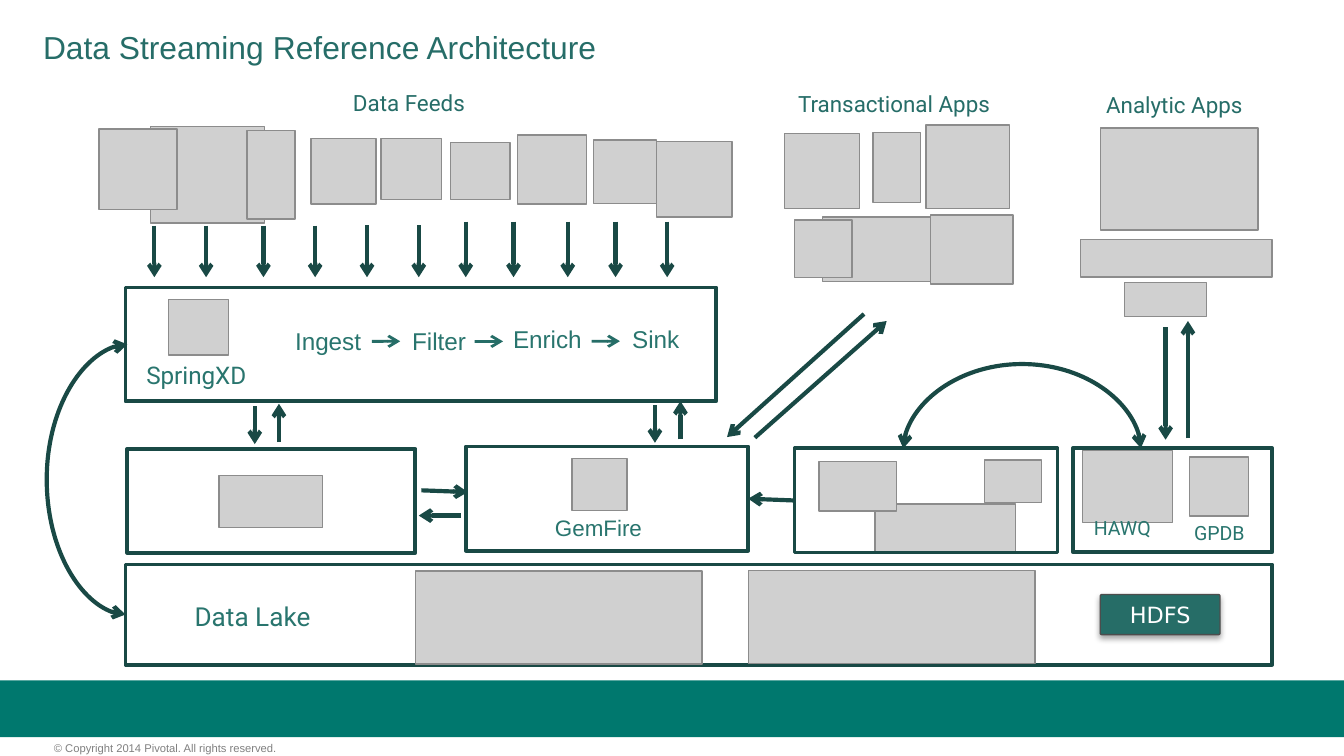
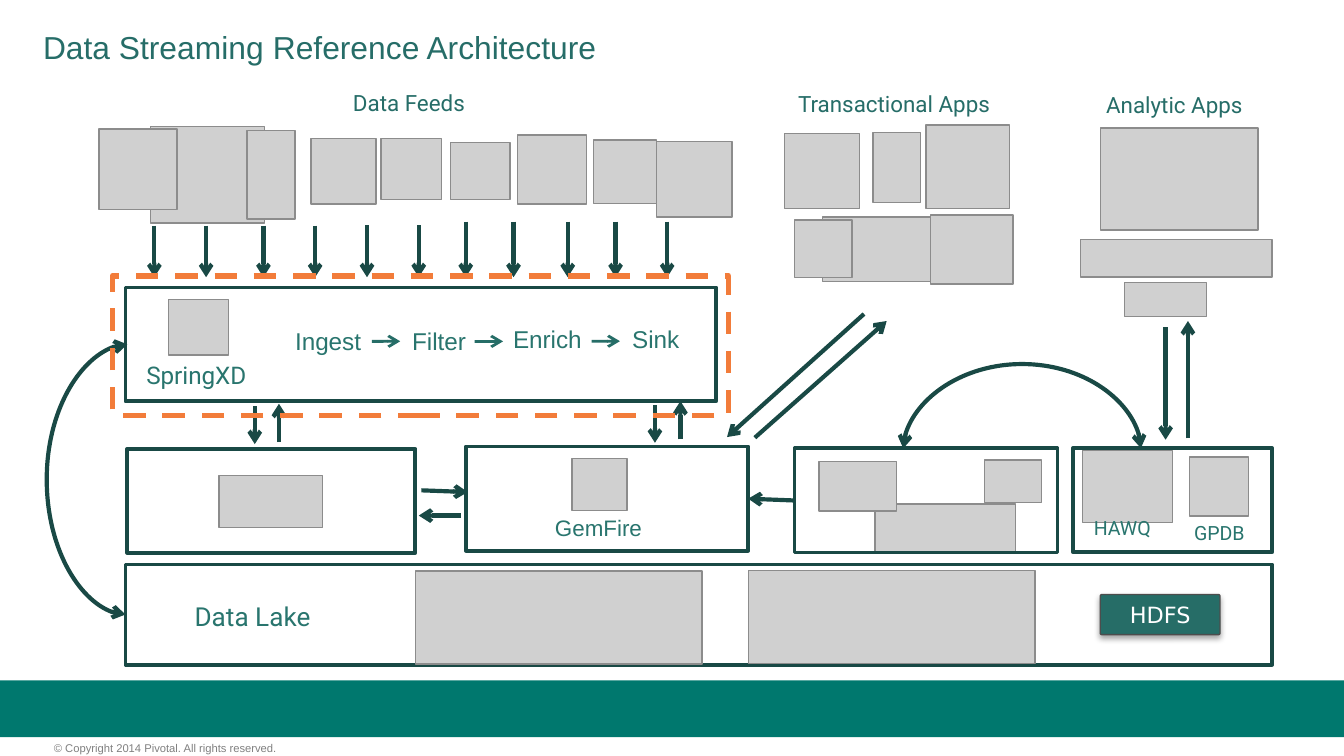
Before and after one commit to vmware-archive/BigDataRoadshow-labs, a slide deck: slide 3 of labs/03-springxd/springxd-lab.pptx (slide 4 before the commit). Drawn at 1344x756 pixels with LibreOffice and Linux fonts; fonts in the diff are those of the drawing; grey boxes stand for pictures; background and template pictures are left out. Boxes give left, top, right and bottom in pixels: in the first picture for what was removed or moved away, otherwise in the second. Text is boxed around its words. In the diff, an @@ line names an element or a change of style, - is before the commit and + after.

Commit message:
Deck for the lab

```diff
--- a/labs/03-springxd/springxd-lab.pptx
+++ b/labs/03-springxd/springxd-lab.pptx
@@ rectangle added at <box>113,276,728,415</box>, outline #F27C3A 3 pt dashed @@
```
Also in this commit, not shown: 1 slide removed.
